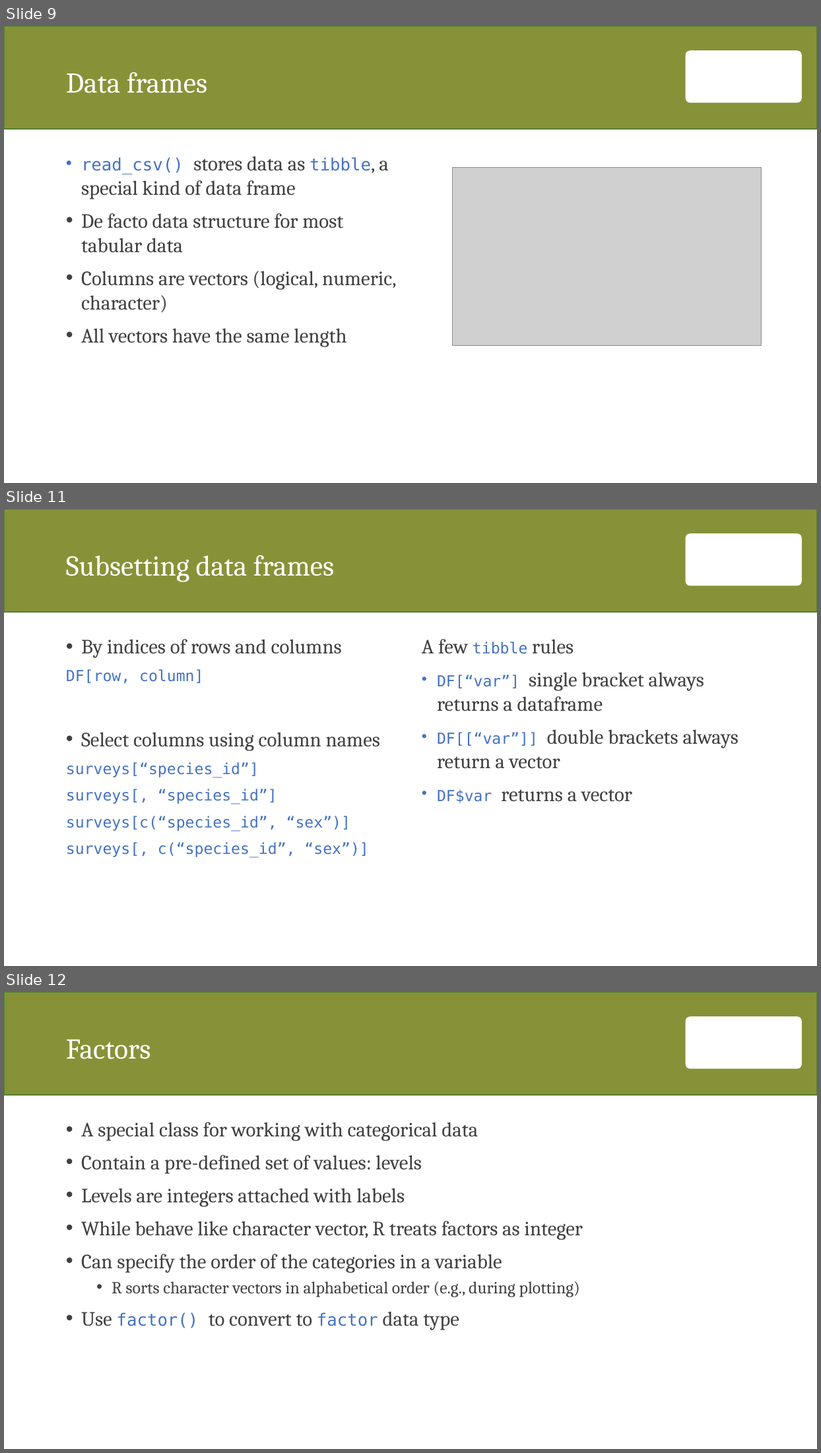
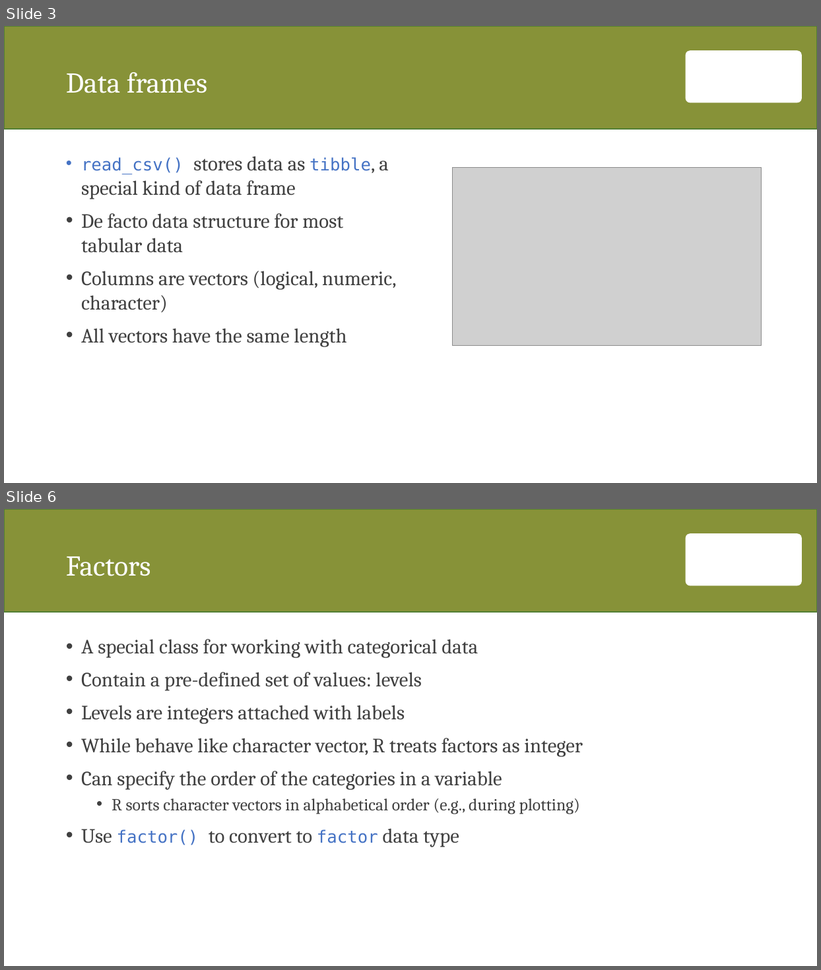
Before and after one commit to zawmtun/r_club, a slide deck: ex/02_starting_with_data.pptx. Shown one above the other, each under a label of ours: slides 9, 11 and 12 before the commit, slides 3 and 6 after it; the slides between them are not shown. The pictures are 821x1453 and 821x970 pixels, drawn with LibreOffice and Linux fonts; fonts in the diff are those of the drawing; grey boxes stand for pictures; background and template pictures are left out. Boxes give left, top, right and bottom in pixels: in the first picture for what was removed or moved away, otherwise in the second. Text is boxed around its words. In the diff, an @@ line names an element or a change of style, - is before the commit and + after.

```diff
--- a/ex/02_starting_with_data.pptx
+++ b/ex/02_starting_with_data.pptx
@@ slide 11 removed at bbox=[4, 509, 817, 966], background #FFFFFF; not listed: 2 template elements that a slide beside it also shows @@
@@ title removed at bbox=[66, 555, 334, 582] @@
-Subsetting data frames
@@ text removed at bbox=[66, 639, 380, 858] @@
-• By indices of rows and columns
-DF[row, column]
-• Select columns using column names
-surveys[“species_id”]
-surveys[, “species_id”]
-surveys[c(“species_id”, “sex”)]
-surveys[, c(“species_id”, “sex”)]
@@ text removed at bbox=[422, 639, 739, 804] @@
-A few tibble rules
-• DF[“var”] single bracket always returns a dataframe
-• DF[[“var”]] double brackets always return a vector
-• DF$var returns a vector
@@ what was slide 9 is now slide 3 @@
@@ what was slide 12 is now slide 6 @@
```
Also in this commit, not shown: 1 slide changed, 6 other slides removed, 2 other files.
